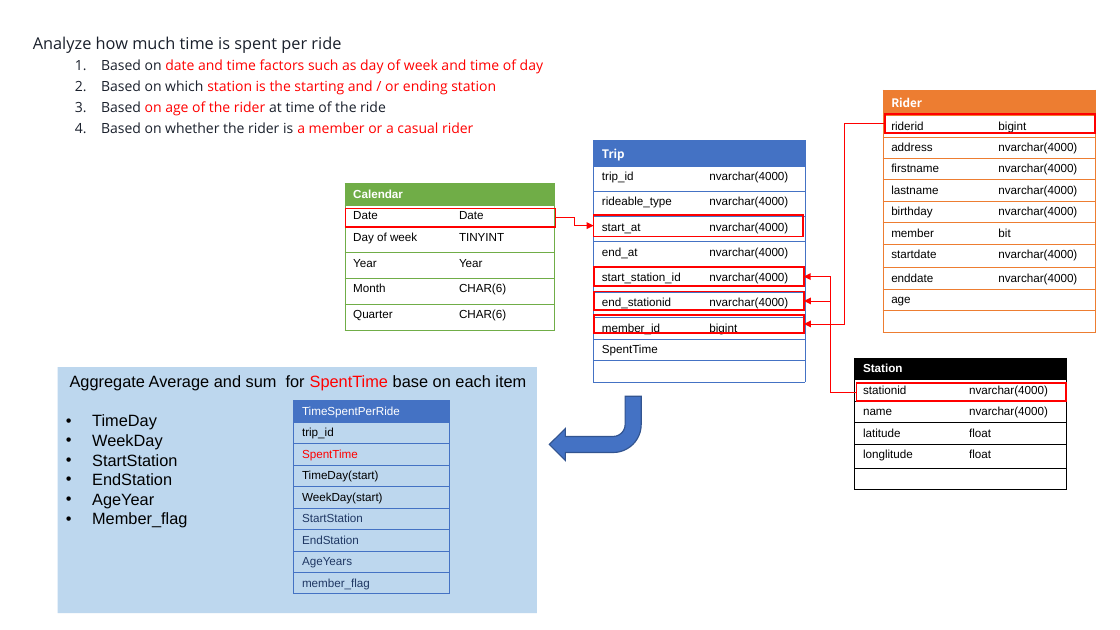
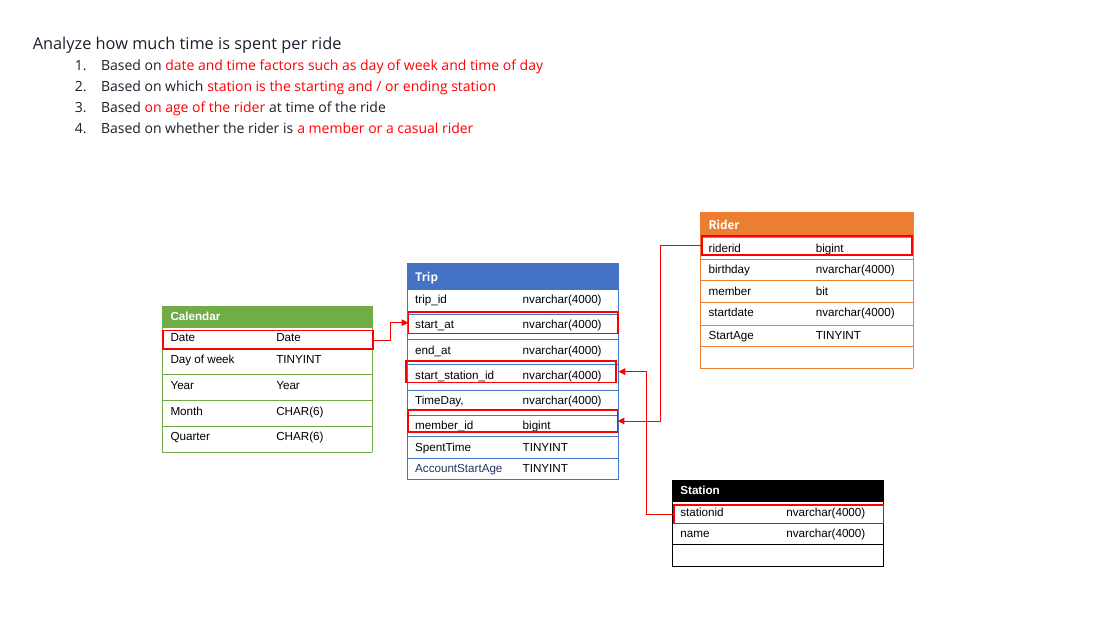
Before and after one commit to fbamuse/Udacity-Data-Engineering-with-Microsoft-Azure, a slide deck: slide 4 of BikeShareDataAnalytics/StarSchemaDesigned .pptx (slide 3 before the commit). Drawn at 1120x630 pixels with LibreOffice and Linux fonts; fonts in the diff are those of the drawing. Boxes give left, top, right and bottom in pixels: in the first picture for what was removed or moved away, otherwise in the second. Text is boxed around its words. In the diff, an @@ line names an element or a change of style, - is before the commit and + after.

```diff
--- a/BikeShareDataAnalytics/StarSchemaDesigned .pptx
+++ b/BikeShareDataAnalytics/StarSchemaDesigned .pptx
@@ table at [701,213,914,371] @@
-row 3: address | nvarchar(4000)
-row 4: firstname | nvarchar(4000)
-row 5: lastname | nvarchar(4000)
-row 9: enddate | nvarchar(4000)
-row 10: age | 
+row 6: StartAge | TINYINT
@@ table: place and size @@
-table at [883,90,1096,337]
+table at [701,213,914,371]
@@ table at [407,264,618,480] @@
-row 3: rideable_type | nvarchar(4000)
-row 6, column 1: end_stationid
+row 6, column 1: TimeDay,
-row 8, column 2: 
+row 8, column 2: TINYINT
-row 9, column 1: 
+row 9, column 1: AccountStartAge
-row 9, column 2: 
+row 9, column 2: TINYINT
@@ table: place and size @@
-table at [594,141,806,382]
+table at [407,264,618,480]
@@ elbow arrow moved from (885, 124) - (804, 324) to (702, 245) - (618, 421) @@
@@ rectangle removed at [594,292,804,310] @@
@@ elbow arrow moved from (555, 218) - (594, 226) to (373, 340) - (408, 323) @@
@@ rectangle: place and size @@
-rectangle at [594,215,804,237]
+rectangle at [408,312,618,334]
@@ elbow arrow removed from (857, 392) to (804, 301) @@
@@ rectangle: place and size @@
-rectangle at [345,208,555,227]
+rectangle at [163,330,373,349]
@@ rectangle removed at [58,367,538,613] @@
-Aggregate Average and sum for SpentTime base on each item
-• TimeDay
-• WeekDay
-• StartStation
-• EndStation
-• AgeYear
-• Member_flag
@@ rectangle: place and size @@
-rectangle at [594,315,804,334]
+rectangle at [406,360,616,382]
@@ elbow arrow moved from (857, 392) - (804, 276) to (674, 514) - (618, 371) @@
@@ table removed at [294,401,450,602], 9 rows, 1 columns @@
-TimeSpentPerRide
-trip_id
-SpentTime
-TimeDay(start)
-WeekDay(start)
-StartStation
-EndStation
-AgeYears
-member_flag
@@ rectangle: place and size @@
-rectangle at [594,267,804,286]
+rectangle at [408,410,618,432]
@@ bent arrow removed at [549,397,641,460] @@
@@ table at [672,481,884,571] @@
-row 4: latitude | float
-row 5: longlitude | float
@@ table: place and size @@
-table at [854,358,1066,494]
+table at [672,481,884,571]
@@ 2 rectangles, 1 table: place and size @@
-2 rectangles, 1 table at [345,114,1095,402]
+2 rectangles, 1 table at [162,236,912,523]
```
Also in this commit, not shown: 2 other slides changed, 1 slide added, 12 other files.
